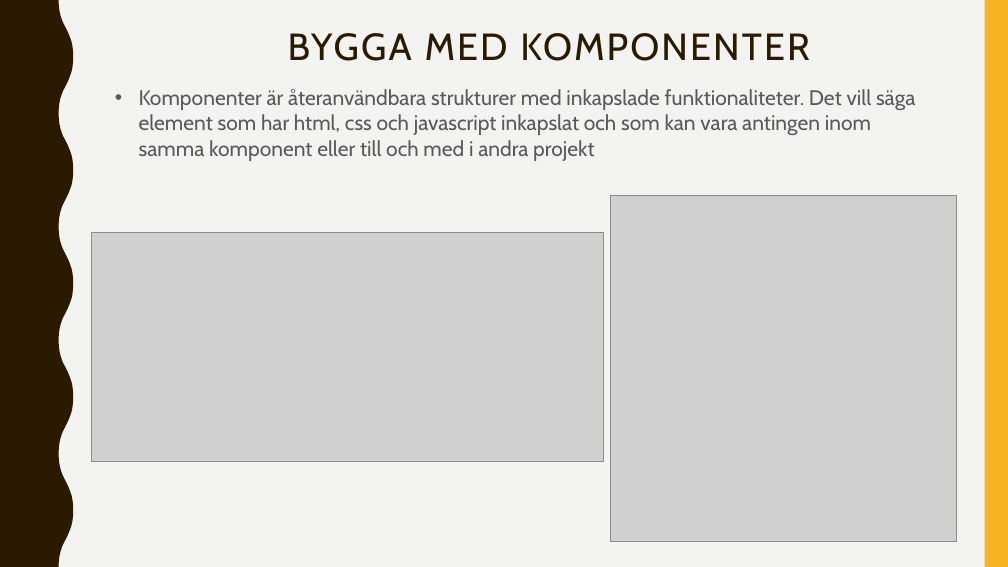
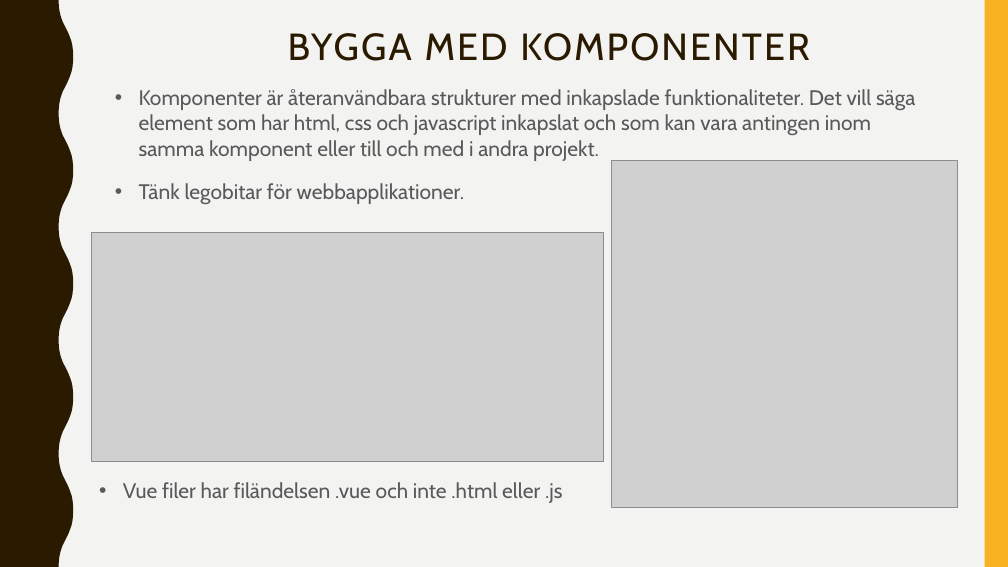
Before and after one commit to abbjetmus/programmering, a slide deck: slide 3 of Vue/Vue.pptx (slide 15 before the commit). Drawn at 1008x567 pixels with LibreOffice and Linux fonts; fonts in the diff are those of the drawing; grey boxes stand for pictures. Boxes give left, top, right and bottom in pixels: in the first picture for what was removed or moved away, otherwise in the second. Text is boxed around its words. In the diff, an @@ line names an element or a change of style, - is before the commit and + after.

```diff
--- a/Vue/Vue.pptx
+++ b/Vue/Vue.pptx
@@ text at box(139, 89, 915, 161): text changed @@
-• Komponenter är återanvändbara strukturer med inkapslade funktionaliteter. Det vill säga element som har html, css och javascript inkapslat och som kan vara antingen inom samma komponent eller till och med i andra projekt
+• Komponenter är återanvändbara strukturer med inkapslade funktionaliteter. Det vill säga element som har html, css och javascript inkapslat och som kan vara antingen inom samma komponent eller till och med i andra projekt.
@@ picture: place and size @@
-picture at box(611, 195, 957, 542)
+picture at box(612, 160, 957, 507)
@@ text added at box(139, 183, 464, 204), 20 pt, text #595959 @@
+• Tänk legobitar för webbapplikationer.
@@ text added at box(123, 482, 562, 503), 20 pt, text #595959 @@
+• Vue filer har filändelsen .vue och inte .html eller .js
```
Also in this commit, not shown: 1 slide added, 1 slide removed.
